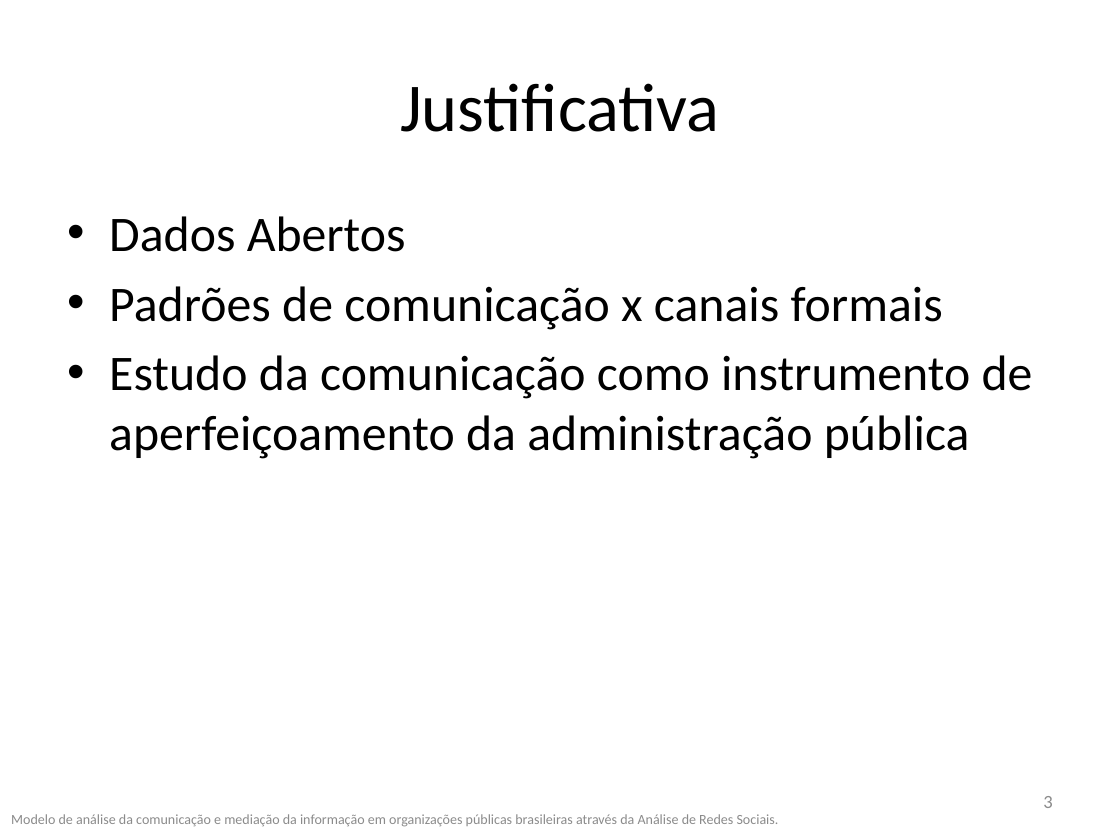
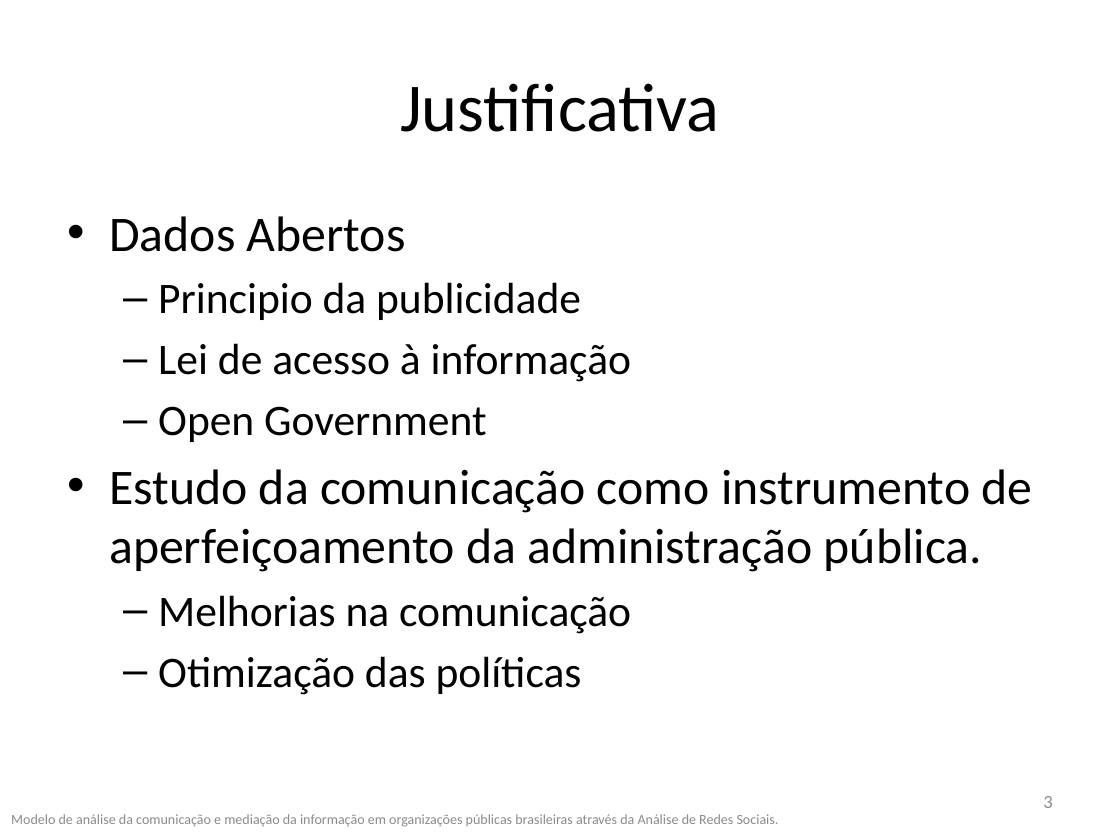
Before and after one commit to frubbs/analisador-dou, a slide deck: slide 3 of Dissertacao/Apresentação1.pptx. Drawn at 1120x840 pixels with LibreOffice and Linux fonts; fonts in the diff are those of the drawing. Boxes give left, top, right and bottom in pixels: in the first picture for what was removed or moved away, otherwise in the second. Text is boxed around its words. In the diff, an @@ line names an element or a change of style, - is before the commit and + after.

```diff
--- a/Dissertacao/Apresentação1.pptx
+++ b/Dissertacao/Apresentação1.pptx
@@ text at [109,282,1033,695]: text changed; size 32 to 28 pt @@
-• Padrões de comunicação x canais formais
-• Estudo da comunicação como instrumento de aperfeiçoamento da administração pública
+  – Principio da publicidade
+  – Lei de acesso à informação
+  – Open Government
+• Estudo da comunicação como instrumento de aperfeiçoamento da administração pública.
+  – Melhorias na comunicação
+  – Otimização das políticas
```
Also in this commit, not shown: 7 other slides changed, 7 slides added, 5 slides removed, 18 other files.
